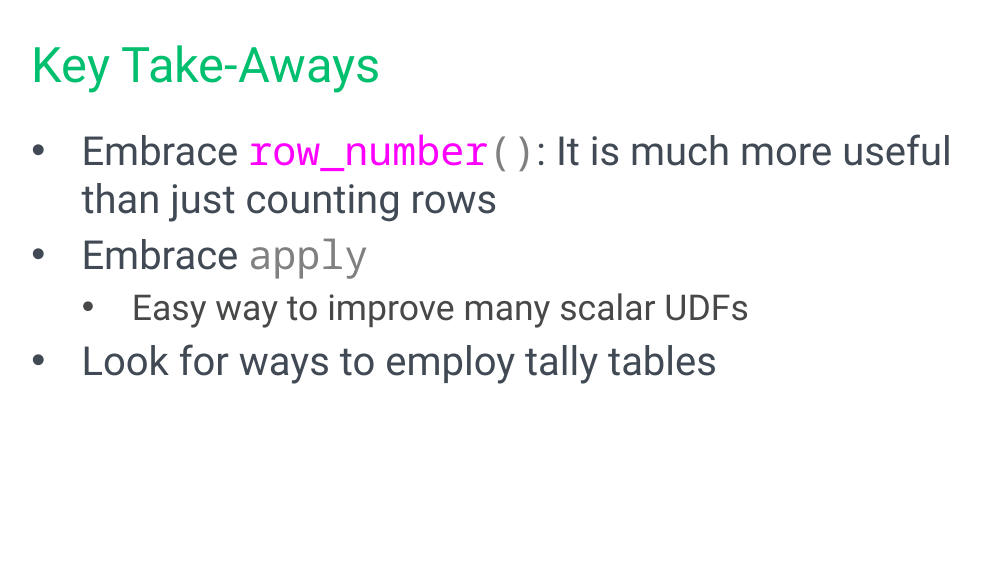
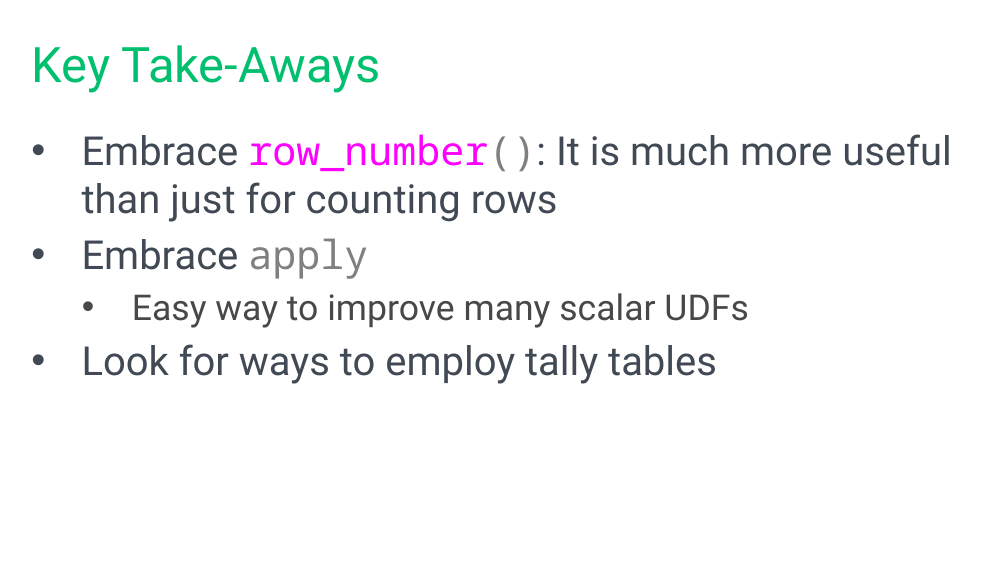
Before and after one commit to tf3604/SetMeUp, a slide deck: slide 20 of HowToThinkInSets.pptx (slide 12 before the commit). Drawn at 1008x567 pixels with LibreOffice and Linux fonts; fonts in the diff are those of the drawing; background and template pictures are left out. Boxes give left, top, right and bottom in pixels: in the first picture for what was removed or moved away, otherwise in the second. Text is boxed around its words. In the diff, an @@ line names an element or a change of style, - is before the commit and + after.

```diff
--- a/HowToThinkInSets.pptx
+++ b/HowToThinkInSets.pptx
@@ text at (x1=82, y1=134, x2=952, y2=222): text changed @@
-• Embrace row_number(): It is much more useful than just counting rows
+• Embrace row_number(): It is much more useful than just for counting rows
```
Also in this commit, not shown: 2 other slides changed, 8 slides added.
